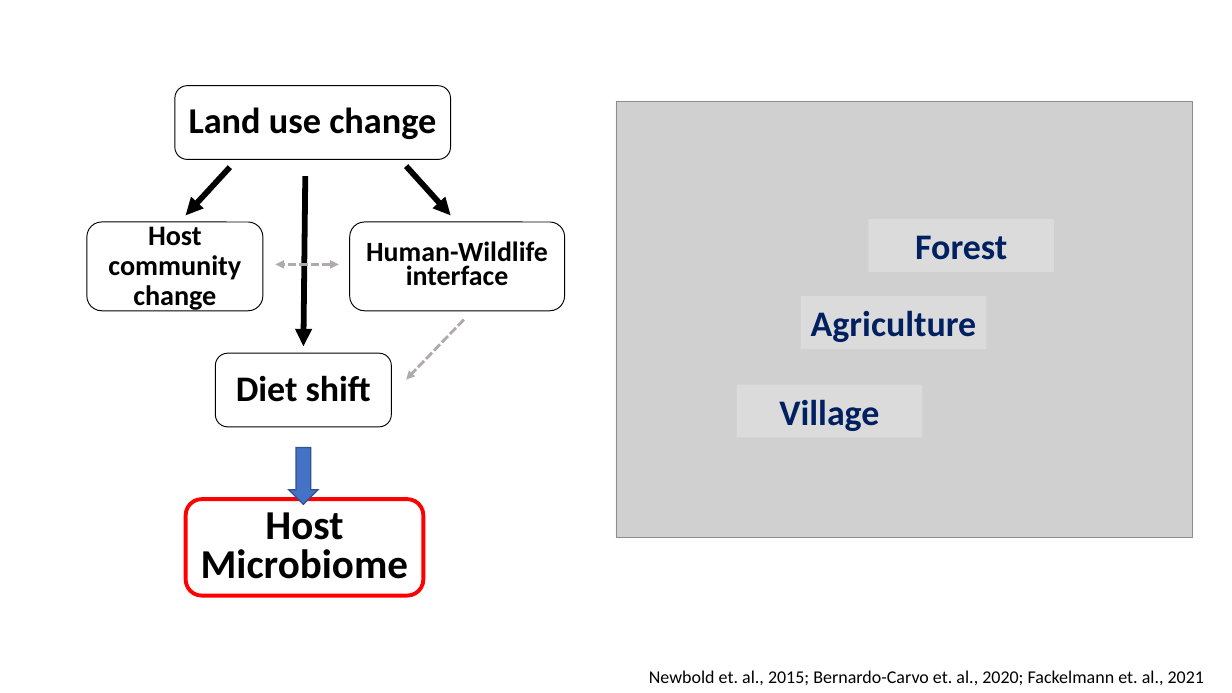
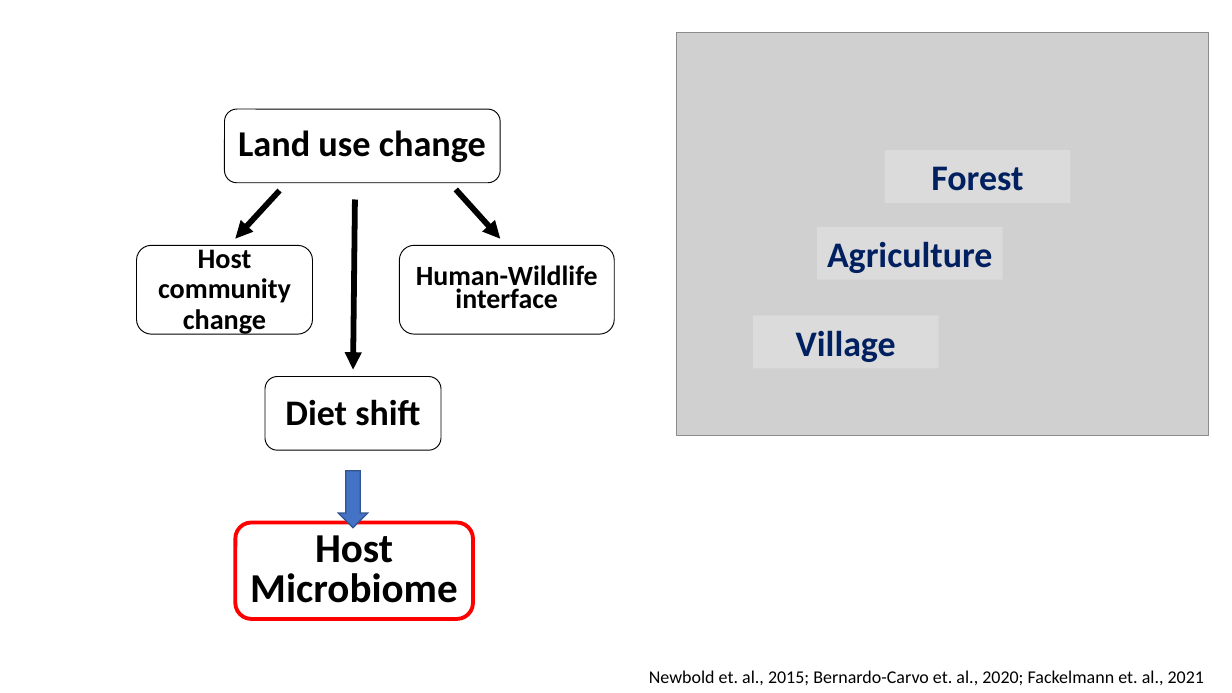
Before and after one commit to Ecological-Complexity-Lab/Microbiome_Structure_Madagascar, a slide deck: slide 5 of presentations/project story.pptx. Drawn at 1232x693 pixels with LibreOffice and Linux fonts; fonts in the diff are those of the drawing; grey boxes stand for pictures. Boxes give left, top, right and bottom in pixels: in the first picture for what was removed or moved away, otherwise in the second. Text is boxed around its words. In the diff, an @@ line names an element or a change of style, - is before the commit and + after.

```diff
--- a/presentations/project story.pptx
+++ b/presentations/project story.pptx
@@ picture: place and size @@
-picture at (616,102,1193,538)
+picture at (677,32,1209,435)
@@ double arrow removed from (339, 264) to (275, 264) @@
@@ arrow removed from (464, 320) to (407, 380) @@
@@ 3 rectangles: place and size @@
-3 rectangles at (737,219,1055,437)
+3 rectangles at (753,150,1070,368)
@@ 5 rounded rectangles, 3 arrows, 1 down arrow: place and size @@
-5 rounded rectangles, 3 arrows, 1 down arrow at (87,86,566,595)
+5 rounded rectangles, 3 arrows, 1 down arrow at (137,109,615,618)
```
Also in this commit, not shown: 10 other slides changed, 26 slides added, 19 slides removed.
